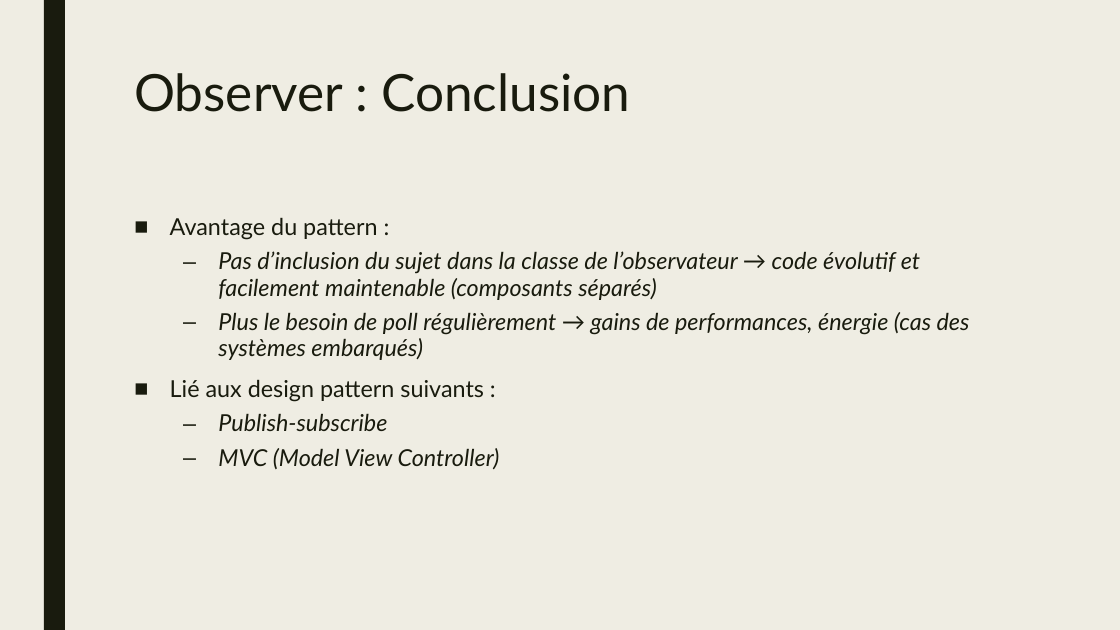
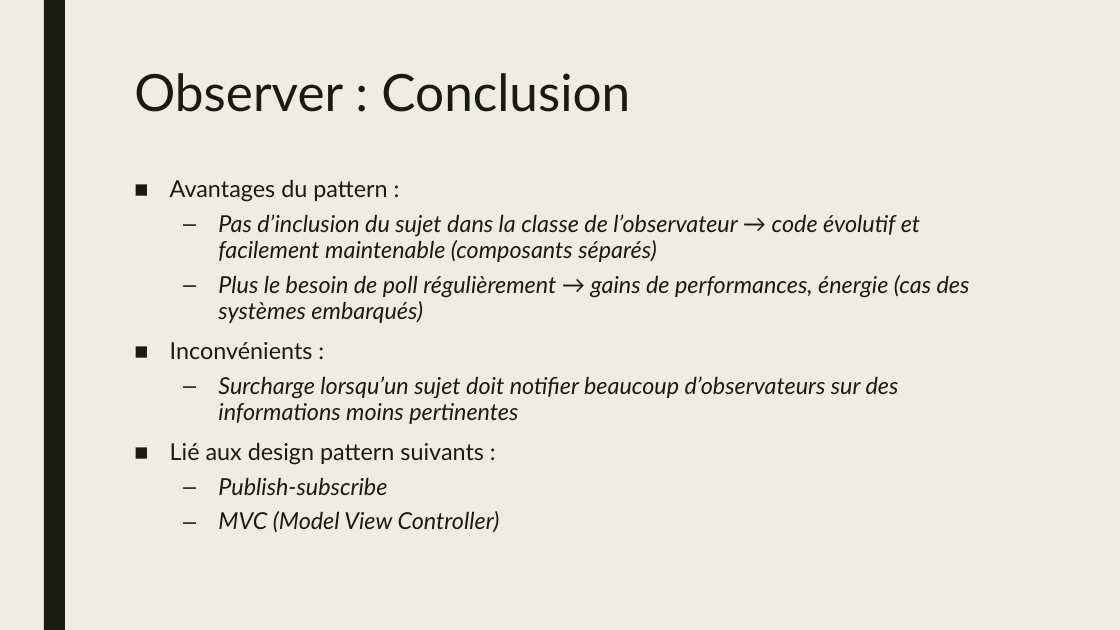
Before and after one commit to klagrassa/observer_dp, a slide deck: slide 7 of presentation.pptx. Drawn at 1120x630 pixels with LibreOffice and Linux fonts; fonts in the diff are those of the drawing. Boxes give left, top, right and bottom in pixels: in the first picture for what was removed or moved away, otherwise in the second. Text is boxed around its words. In the diff, an @@ line names an element or a change of style, - is before the commit and + after.

```diff
--- a/presentation.pptx
+++ b/presentation.pptx
@@ text "Avantages du pattern :": place and size @@
-text "Avantages du pattern :" at [170,217,970,469]
+text "Avantages du pattern :" at [170,179,970,532]
@@ text at [170,179,387,202]: text changed @@
-■ Avantage du pattern :
+■ Avantages du pattern :
@@ text at [170,342,899,424]: paragraphs added @@
+■ Inconvénients :
+  – Surcharge lorsqu’un sujet doit notifier beaucoup d’observateurs sur des informations moins pertinentes
```
Also in this commit, not shown: 1 other slide changed, 1 other file.
